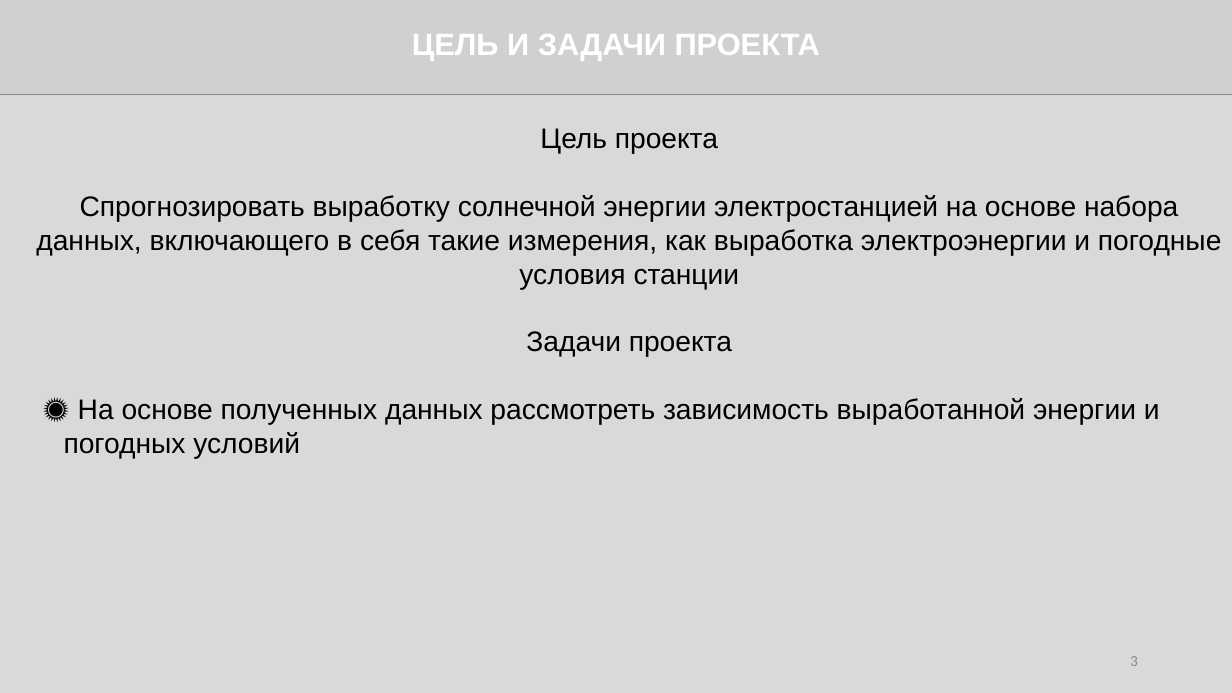
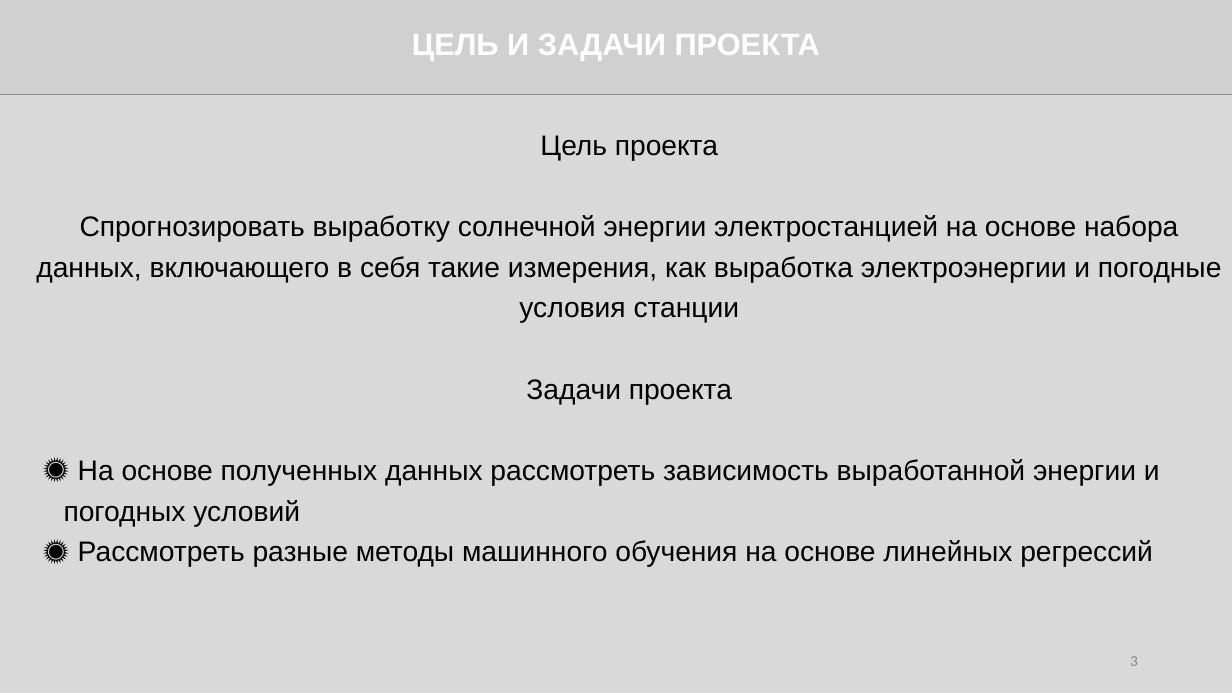
Before and after one commit to asimpto/practice, a slide deck: slide 3 of презентация/Юдина-практика.pptx. Drawn at 1232x693 pixels with LibreOffice and Linux fonts; fonts in the diff are those of the drawing; grey boxes stand for pictures. Boxes give left, top, right and bottom in pixels: in the first picture for what was removed or moved away, otherwise in the second. Text is boxed around its words. In the diff, an @@ line names an element or a change of style, - is before the commit and + after.

```diff
--- a/презентация/Юдина-практика.pptx
+++ b/презентация/Юдина-практика.pptx
@@ text at (36, 135, 1222, 527): line spacing 1 to 1.2 @@
@@ text at (78, 540, 1153, 567): paragraph added @@
+  ☀️ Рассмотреть разные методы машинного обучения на основе линейных регрессий
```
Also in this commit, not shown: 1 other slide changed, 1 other file.
